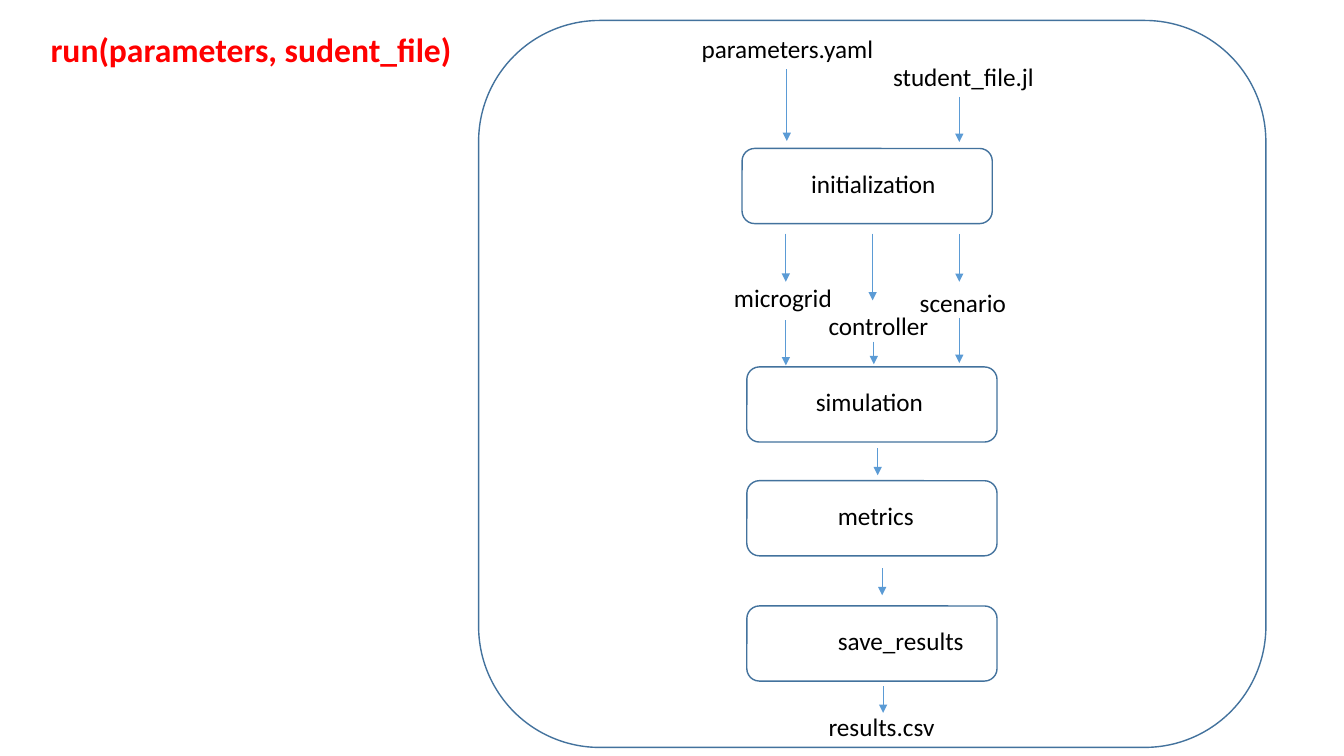
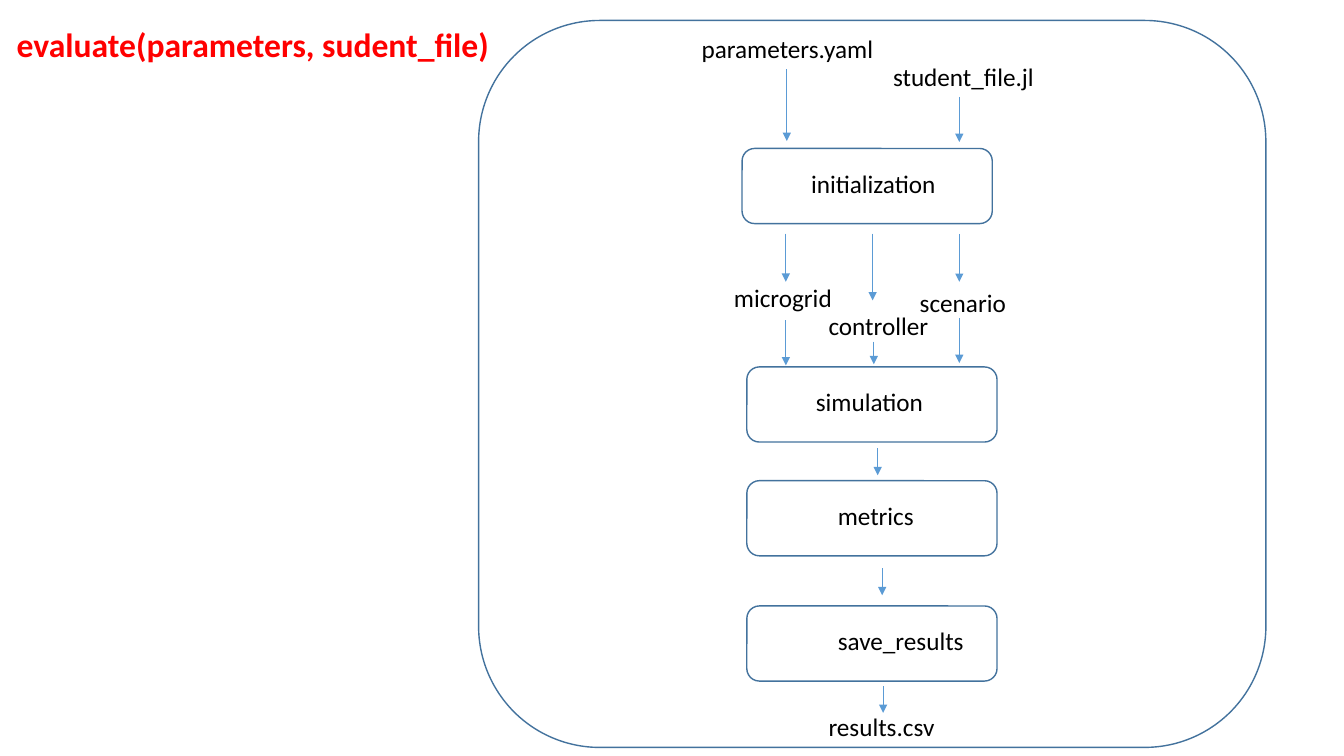
Before and after one commit to hradet/projet_long_n7, a slide deck: slide 6 of architecture_code.pptx. Drawn at 1344x756 pixels with LibreOffice and Linux fonts; fonts in the diff are those of the drawing. Boxes give left, top, right and bottom in pixels: in the first picture for what was removed or moved away, otherwise in the second. Text is boxed around its words. In the diff, an @@ line names an element or a change of style, - is before the commit and + after.

Commit message:
Minor change to ppt

```diff
--- a/architecture_code.pptx
+++ b/architecture_code.pptx
@@ text at bbox=[17, 32, 489, 63]: text changed @@
-run(parameters, sudent_file)
+evaluate(parameters, sudent_file)
```
Also in this commit, not shown: 1 other slide changed.
